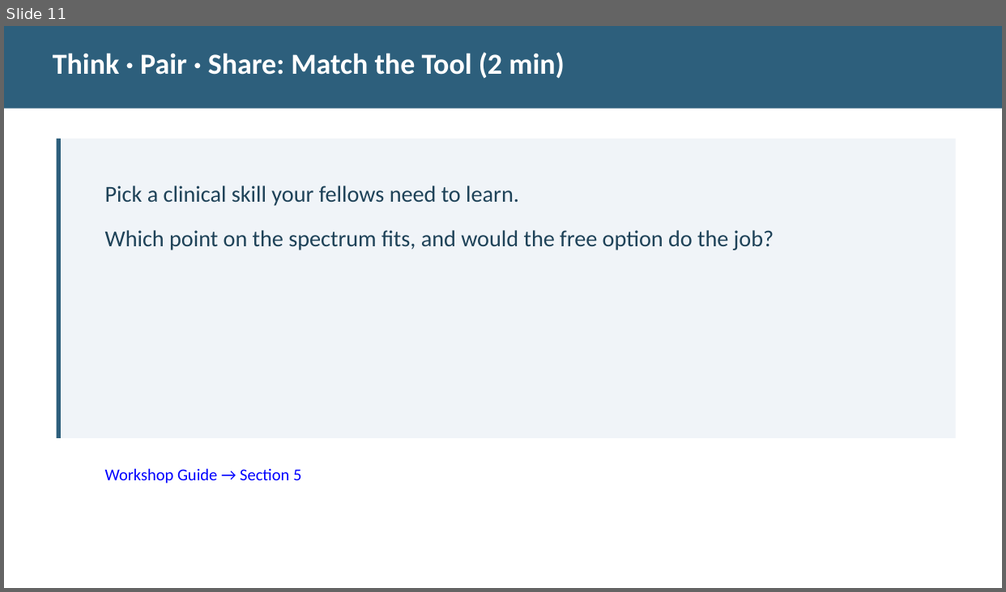
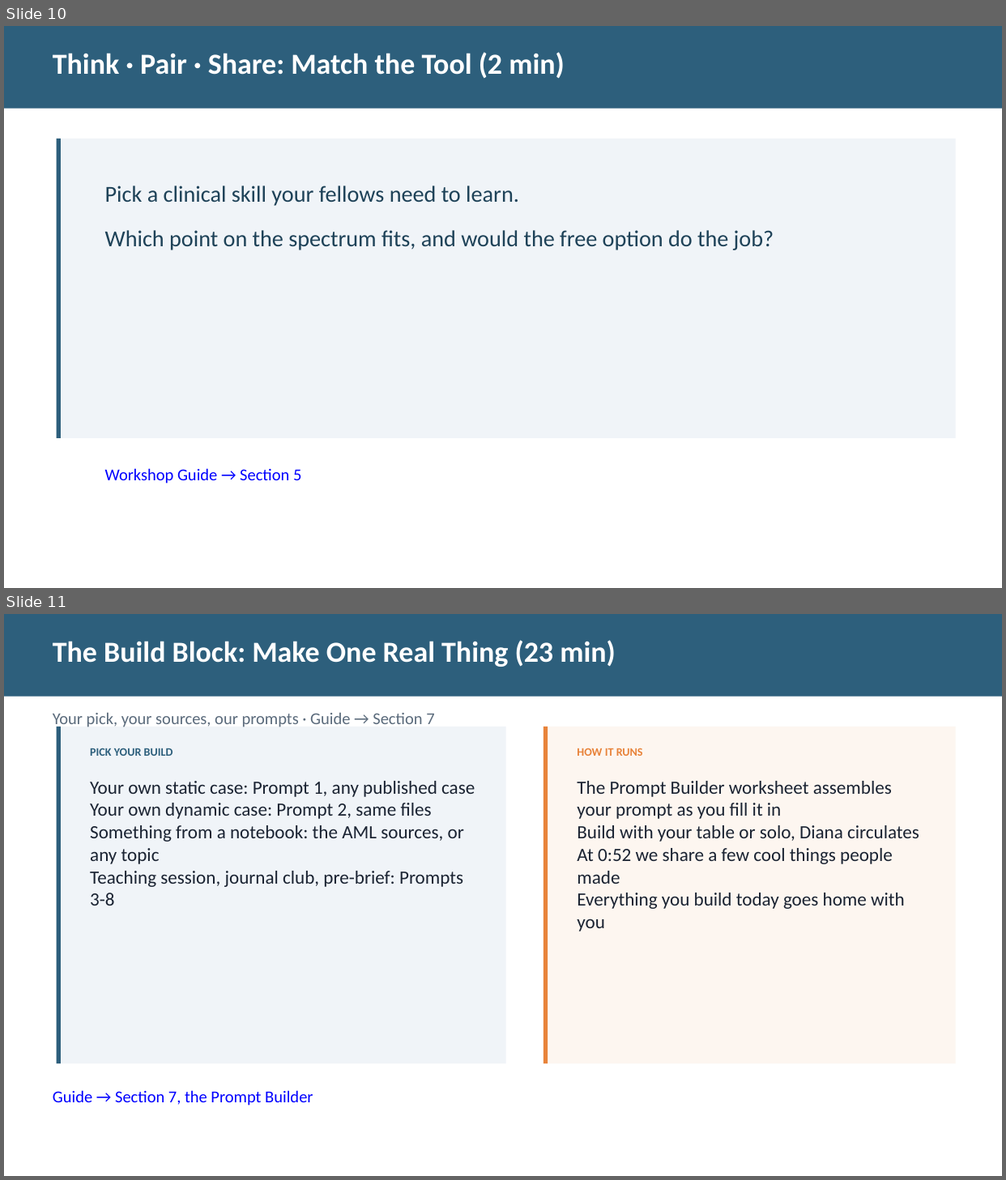
Before and after one commit to diana-brewer/digital-learning-unlocked, a slide deck: Digital Learning Unlocked - Slide Deck.pptx. Shown one above the other, each under a label of ours: slide 11 before the commit, slides 10 and 11 after it. The pictures are 1006x592 and 1006x1180 pixels, drawn with LibreOffice and Linux fonts; fonts in the diff are those of the drawing. Boxes give left, top, right and bottom in pixels: in the first picture for what was removed or moved away, otherwise in the second. Text is boxed around its words. In the diff, an @@ line names an element or a change of style, - is before the commit and + after.

```diff
--- a/Digital Learning Unlocked - Slide Deck.pptx
+++ b/Digital Learning Unlocked - Slide Deck.pptx
@@ slide 11 added at [4,614,1002,1176], background #FFFFFF @@
@@ rectangle added at [4,614,1002,697], fill #2D5F7C @@
@@ text added at [53,640,616,667], 28 pt, text #FFFFFF, bold @@
+The Build Block: Make One Real Thing (23 min)
@@ text added at [53,712,434,729], 16 pt, text #5B6B7C @@
+Your pick, your sources, our prompts · Guide → Section 7
@@ rectangle added at [57,727,506,1064], fill #F0F4F8 @@
@@ rectangle added at [57,727,61,1064], fill #2D5F7C @@
@@ rectangle added at [543,727,956,1064], fill #FDF6F0 @@
@@ rectangle added at [543,727,548,1064], fill #E8833A @@
@@ text added at [90,748,173,756], 11 pt, text #2D5F7C, bold @@
+PICK YOUR BUILD
@@ text added at [577,748,643,756], 11 pt, text #E8833A, bold @@
+HOW IT RUNS
@@ text added at [90,781,475,906], 18 pt, text #1A2332 @@
+Your own static case: Prompt 1, any published case
+Your own dynamic case: Prompt 2, same files
+Something from a notebook: the AML sources, or any topic
+Teaching session, journal club, pre-brief: Prompts 3-8
@@ text added at [577,781,919,932], 18 pt, text #1A2332 @@
+The Prompt Builder worksheet assembles your prompt as you fill it in
+Build with your table or solo, Diana circulates
+At 0:52 we share a few cool things people made
+Everything you build today goes home with you
@@ text added at [53,1090,313,1106], 16 pt, text #0000FF @@
+Guide → Section 7, the Prompt Builder
@@ what was slide 11 is now slide 10 @@
```
Also in this commit, not shown: 7 slides changed, 1 other slide added, 3 slides removed, 3 other files.
